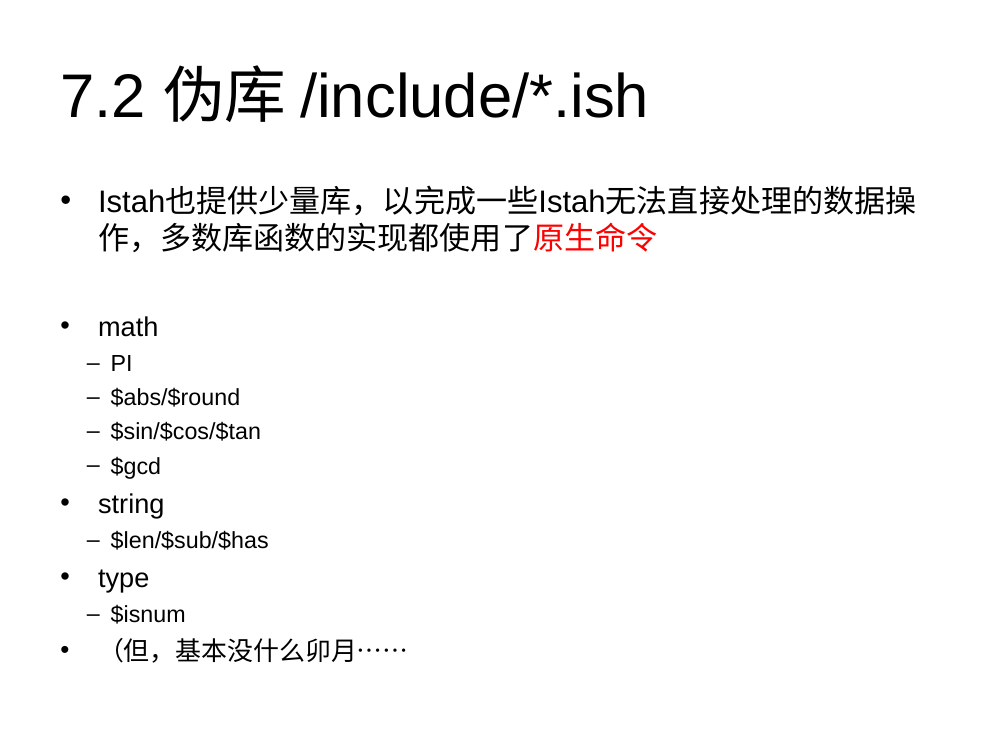
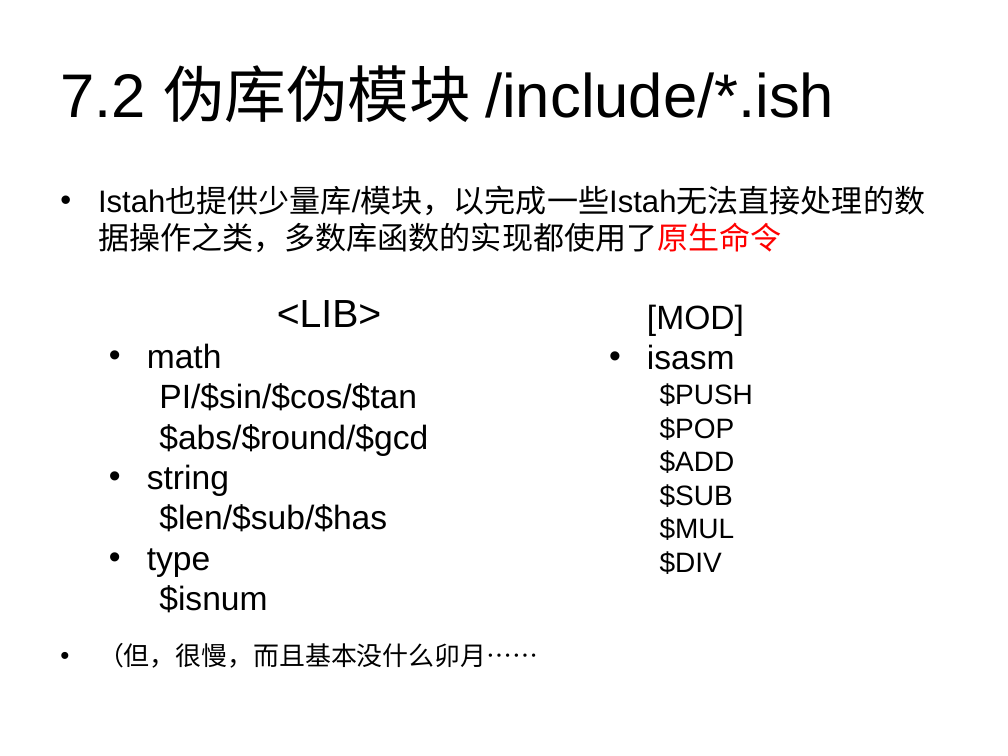
Before and after one commit to Kahsolt/Istah, a slide deck: slide 38 of doc/Istah语法书.ppt. Drawn at 1008x756 pixels with LibreOffice and Linux fonts; fonts in the diff are those of the drawing. Boxes give left, top, right and bottom in pixels: in the first picture for what was removed or moved away, otherwise in the second. Text is boxed around its words. In the diff, an @@ line names an element or a change of style, - is before the commit and + after.

```diff
--- a/doc/Istah语法书.ppt
+++ b/doc/Istah语法书.ppt
@@ title at bbox=[60, 65, 834, 122]: text changed @@
-7.2 伪库 /include/*.ish
+7.2 伪库伪模块 /include/*.ish
@@ text at bbox=[98, 187, 925, 668]: text changed; size 16.6 to 22.2 pt @@
-• Istah也提供少量库，以完成一些Istah无法直接处理的数据操作，多数库函数的实现都使用了原生命令
-• math
-  – PI
-  – $abs/$round
-  – $sin/$cos/$tan
-  – $gcd
-• string
-  – $len/$sub/$has
-• type
-  – $isnum
-• （但，基本没什么卯月……
+• Istah也提供少量库/模块，以完成一些Istah无法直接处理的数据操作之类，多数库函数的实现都使用了原生命令
+• （但，很慢，而且基本没什么卯月……
@@ text added at bbox=[147, 300, 428, 613], 24 pt, text #000000 @@
+<LIB>
+• math
+  PI/$sin/$cos/$tan
+  $abs/$round/$gcd
+• string
+  $len/$sub/$has
+• type
+  $isnum
@@ text added at bbox=[647, 304, 753, 574], 20 pt, text #000000 @@
+[MOD]
+• isasm
+  $PUSH
+  $POP
+  $ADD
+  $SUB
+  $MUL
+  $DIV
```
Also in this commit, not shown: 7 other slides changed, 2 slides added, 1 slide removed, 48 other files.
